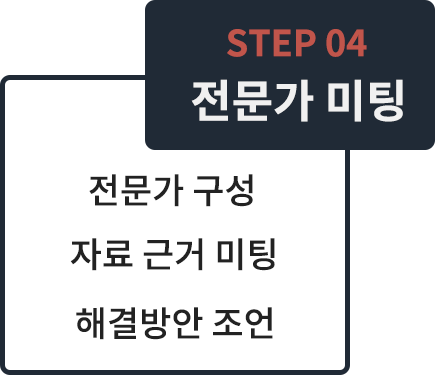
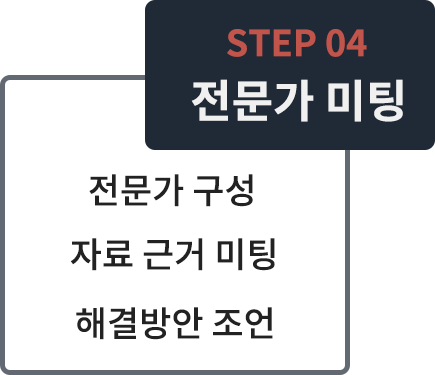
Comparing the layer stacks of the two 435×375 images. Changes:
"모서리가 둥근 직사각형 1": opacity 100% → 70% over [0, 75, 350, 375]
